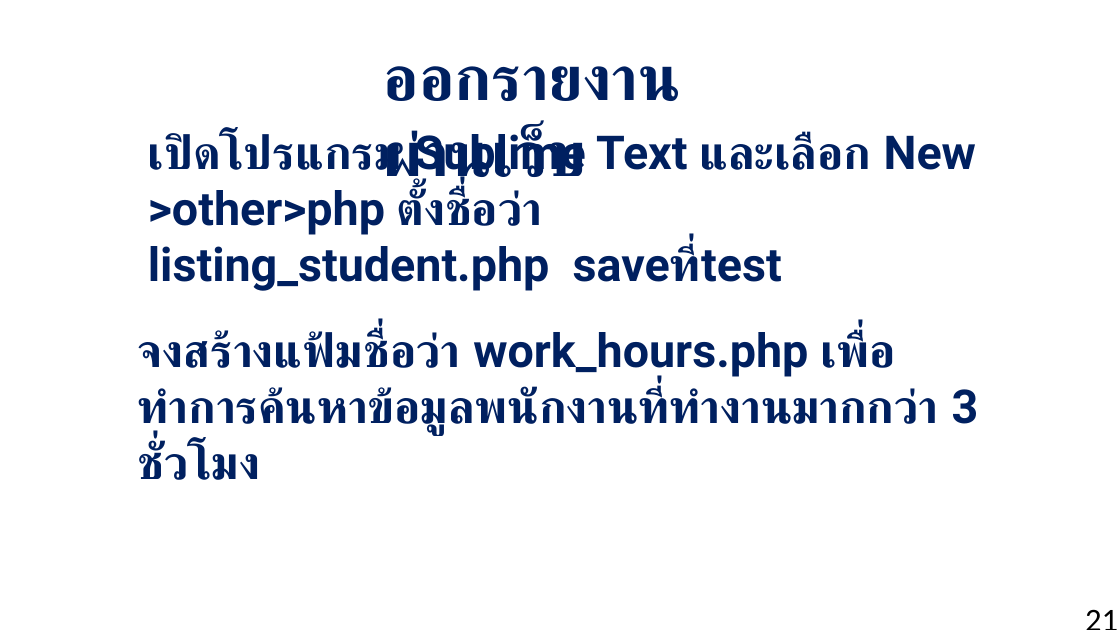
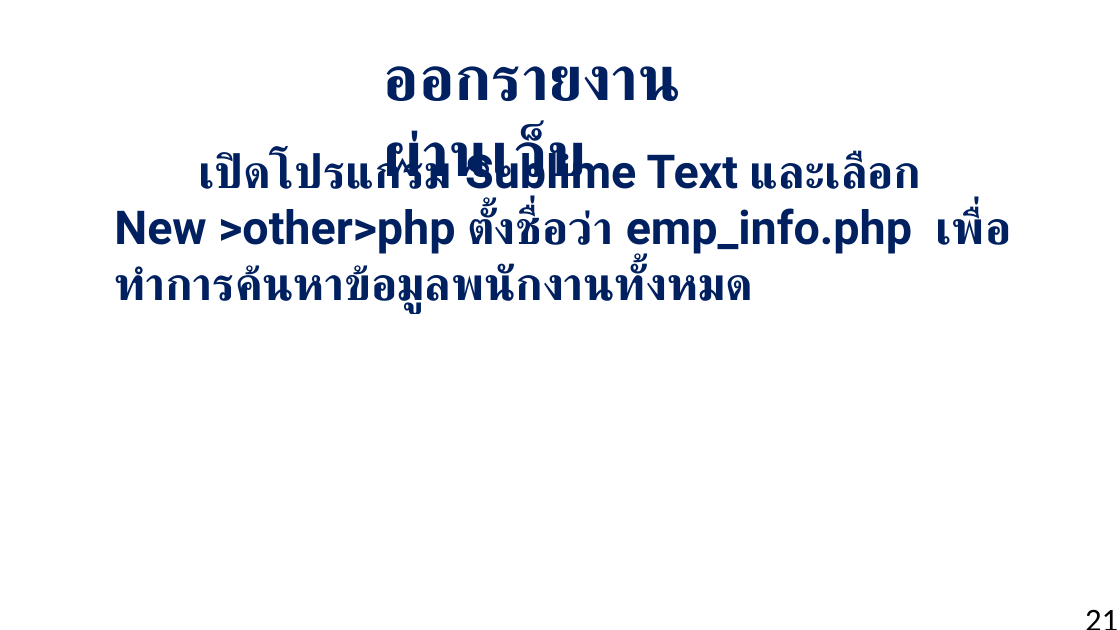
Before and after one commit to MangoStick/com-camp, a slide deck: slide 21 of slide/ค่ายทักษะคอมพิวเตอร์.pptx. Drawn at 1120x630 pixels with LibreOffice and Linux fonts; fonts in the diff are those of the drawing; background and template pictures are left out. Boxes give left, top, right and bottom in pixels: in the first picture for what was removed or moved away, otherwise in the second. Text is boxed around its words. In the diff, an @@ line names an element or a change of style, - is before the commit and + after.

```diff
--- a/slide/ค่ายทักษะคอมพิวเตอร์.pptx
+++ b/slide/ค่ายทักษะคอมพิวเตอร์.pptx
@@ text at (114,146,1011,313): text changed @@
-เปิดโปรแกรม Sublime Text และเลือก New >other>php ตั้งชื่อว่า
-listing_student.php saveที่test
+เปิดโปรแกรม Sublime Text และเลือก New >other>php ตั้งชื่อว่า emp_info.php เพื่อทำการค้นหาข้อมูลพนักงานทั้งหมด
@@ text removed at (138,330,979,480) @@
-จงสร้างแฟ้มชื่อว่า work_hours.php เพื่อทำการค้นหาข้อมูลพนักงานที่ทำงานมากกว่า 3 ชั่วโมง
```
Also in this commit, not shown: 3 other slides changed.
